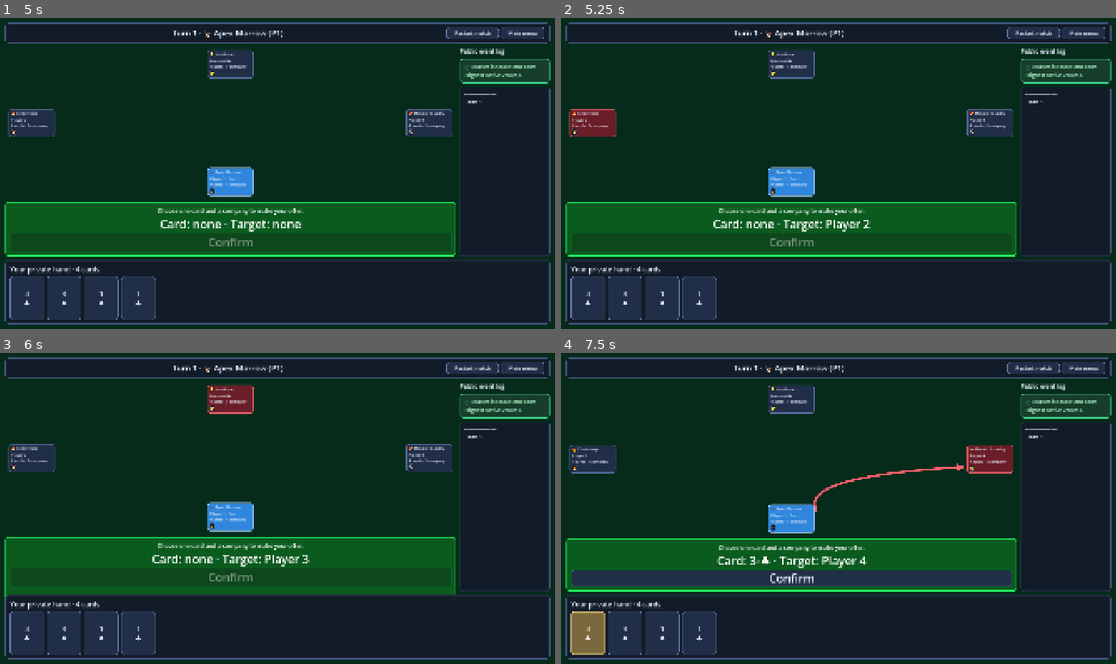
Above: before the commit, frames 1-4 (two rows, left to right).
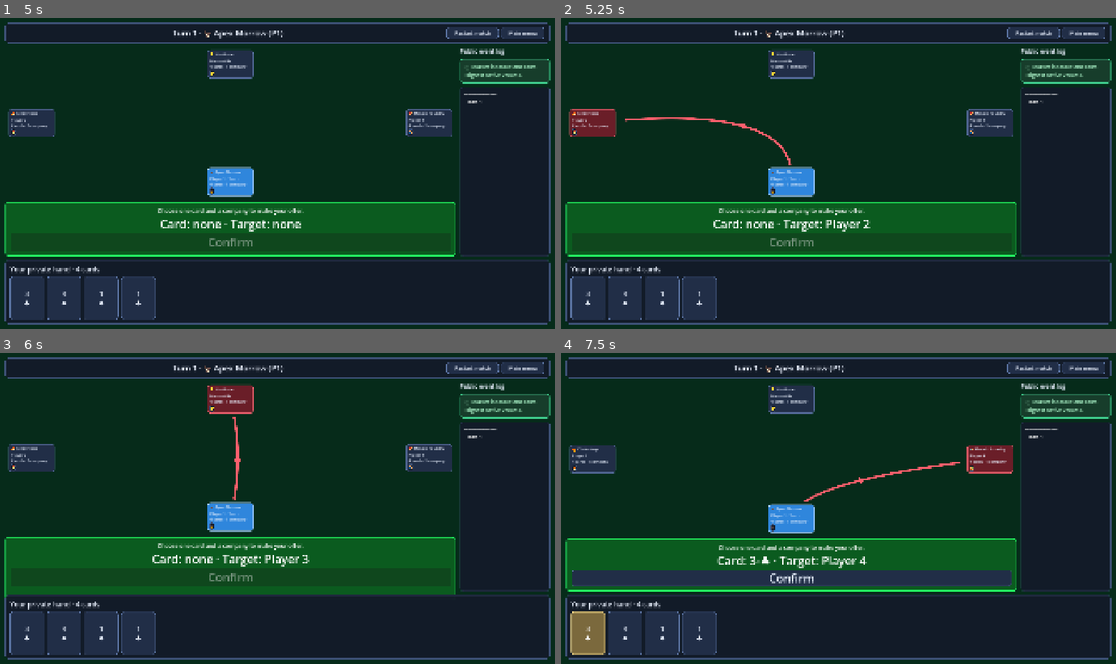
Above: after the commit, the same moments.

Repository: prelios/capitalism
Game: Godot game, scene res://game_controller.tscn
Two runs of this game, one before a commit and one after it. Both use one fixed random seed, a clock stepped at 60 frames per second and the inputs below.
Inputs (mouse positions are in pixels of both pictures, inside the frame that each line leads up to):
- Up to frame 1 (5 s): click "Restart match" at 0.5 s; click "Restart match" at 1.25 s; click "Restart match" at 2 s; click "Confirm" at 2.75 s; click "Confirm" at 3.5 s; click "Start match" at 4.25 s
- Up to frame 2 (5.25 s): click (594, 123) at 5.02 s
- Up to frame 3 (6 s): click (233, 399) at 5.77 s
- Up to frame 4 (7.5 s): click (988, 458) at 6.52 s; click "3 ♣" at 7.25 s

Frame 1 is identical in both runs. In frame 2, 0.3% of the frame differs, in the area x 11-42%, y 31-48%; in frame 3, 0.1%; in frame 4, 0.4%, in the area x 43-73%, y 35-52%.

Commit message:
Align trade arrows with player seats (#38)

Diff:
--- a/godot/tests/table_layout.gd
+++ b/godot/tests/table_layout.gd
@@ -41,6 +41,10 @@
 	_expect(arena.stage() == "hover" and arena.arrow_color().is_equal_approx(TradeArena.ARROW_HOVER), "target hover did not show the yellow direction arrow")
 	table._on_target_selected(2)
 	_expect(arena.stage() == "selected" and arena.arrow_color().is_equal_approx(TradeArena.ARROW_SELECTED), "selected target did not show the red direction arrow")
+	var arrow_points := arena._arrow_points()
+	var arrow_tangent := (arrow_points[arrow_points.size() - 1] - arrow_points[arrow_points.size() - 2]).normalized()
+	var target_direction := (arena.seat_center(2) - arrow_points[arrow_points.size() - 1]).normalized()
+	_expect(arrow_tangent.dot(target_direction) > 0.9, "curved arrow endpoint did not continue toward the target seat center")
 	arena.show_presentation({"stage": "acquisition", "actor_id": 1, "target_id": 2, "offered_card": {"id": "offer", "value": 4, "suit": "Tech"}, "acquired_cards": [{"id": "asset", "value": 1, "suit": "Money"}], "duration": 0.0})
 	_expect(arena.flow_participants() == Vector2i(2, 1), "acquisition flow arrow did not reverse from the victim toward the acquirer")
 	controller.game.players[1].die()
--- a/godot/ui/game_table.gd
+++ b/godot/ui/game_table.gd
@@ -108,7 +108,7 @@
 		seat.set_target_selectable(_is_offer_decision() and player["alive"] and player["player_id"] != local_player_id)
 		seat.target_selected.connect(_on_target_selected)
 		seat.target_hovered.connect(_on_target_hovered)
-	_arena.call_deferred("refresh_seat_layout")
+	_arena.refresh_seat_layout()
 
 
 func _render_trade(state: Dictionary) -> void:
--- a/godot/ui/trade_arena.gd
+++ b/godot/ui/trade_arena.gd
@@ -142,6 +142,7 @@
 		var angle := _seat_angle(index, rotated.size())
 		var seat_center_position := center + Vector2(cos(angle) * radius.x, sin(angle) * radius.y)
 		rotated[index].position = seat_center_position - sample_size * 0.5
+	queue_redraw()
 
 
 func _seat_angle(index: int, player_count: int) -> float:
@@ -164,29 +165,33 @@
 	var direct := finish - start
 	if direct.length() < 1.0:
 		return PackedVector2Array()
-	var direction := direct.normalized()
-	start += direction * (_seat_edge_distance(flow.x, direction) + 8.0)
-	finish -= direction * (_seat_edge_distance(flow.y, -direction) + 12.0)
-	direct = finish - start
 	var normal := Vector2(-direct.y, direct.x).normalized()
 	var control := center + normal * minf(80.0, direct.length() * 0.12)
-	var points := PackedVector2Array()
-	for index in range(41):
-		var t := float(index) / 40.0
-		points.append(_quadratic(start, control, finish, t))
-	return points
-
-
-func _seat_edge_distance(player_id: int, direction: Vector2) -> float:
+	var full_path := PackedVector2Array()
+	for index in range(61):
+		var t := float(index) / 60.0
+		full_path.append(_quadratic(start, control, finish, t))
+	var source_bounds := _seat_rect(flow.x).grow(8.0)
+	var target_bounds := _seat_rect(flow.y).grow(12.0)
+	var first_visible := 0
+	while first_visible < full_path.size() - 1 and source_bounds.has_point(full_path[first_visible]):
+		first_visible += 1
+	var last_visible := full_path.size() - 1
+	while last_visible > first_visible and target_bounds.has_point(full_path[last_visible]):
+		last_visible -= 1
+	var visible_path := PackedVector2Array()
+	for index in range(first_visible, last_visible + 1):
+		visible_path.append(full_path[index])
+	return visible_path
+
+
+func _seat_rect(player_id: int) -> Rect2:
 	for child in seats.get_children():
 		var seat := child as PlayerSeatPanel
 		if seat == null or seat.player_id != player_id:
 			continue
-		var half_size := seat.size * 0.5
-		var horizontal := INF if is_zero_approx(direction.x) else half_size.x / absf(direction.x)
-		var vertical := INF if is_zero_approx(direction.y) else half_size.y / absf(direction.y)
-		return minf(horizontal, vertical)
-	return 0.0
+		return Rect2(seat.position, seat.size)
+	return Rect2()
 
 
 func _quadratic(start: Vector2, control: Vector2, finish: Vector2, t: float) -> Vector2:
@@ -195,10 +200,11 @@
 
 
 func _draw_arrow_head(points: PackedVector2Array) -> void:
-	var tip := points[points.size() - 1]
-	var direction := (tip - points[points.size() - 3]).normalized()
+	var middle_index := clampi(int(points.size() / 2), 1, points.size() - 2)
+	var direction := (points[middle_index + 1] - points[middle_index - 1]).normalized()
 	var normal := Vector2(-direction.y, direction.x)
-	var base := tip - direction * 24.0
+	var tip := points[middle_index] + direction * 14.0
+	var base := points[middle_index] - direction * 11.0
 	draw_colored_polygon(PackedVector2Array([tip, base + normal * 13.0, base - normal * 13.0]), _arrow_color)
 
 
